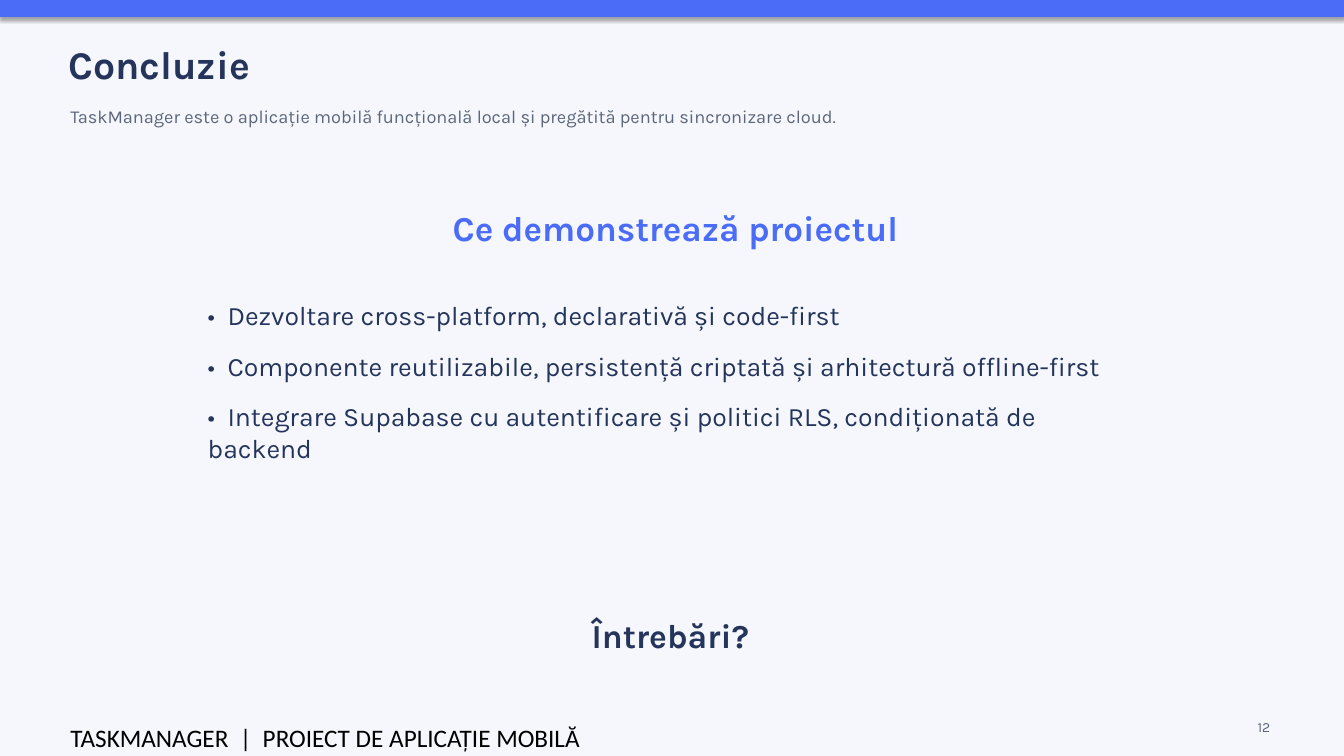
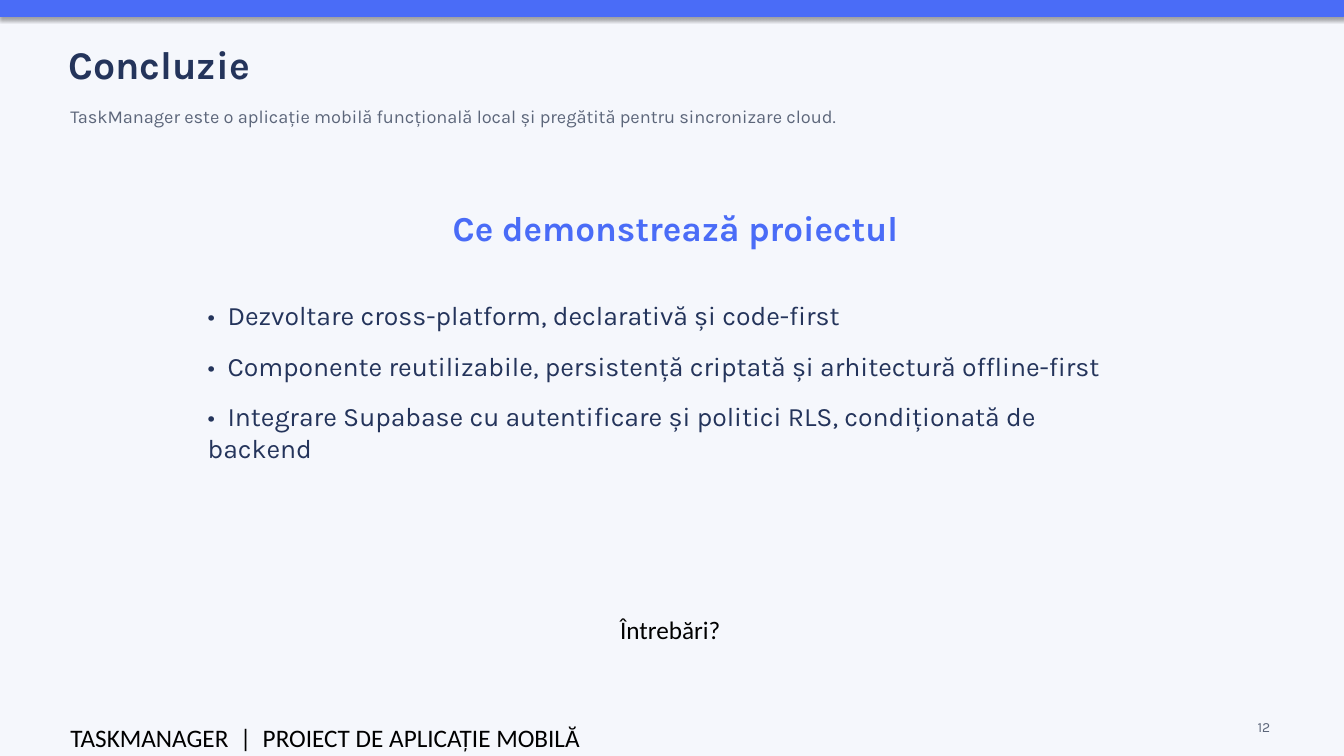
Before and after one commit to yfuugvvjvk-glitch/Aplicatie-mobila, a slide deck: slide 12 of documentatie/TaskManager_Prezentare.pptx. Drawn at 1344x756 pixels with LibreOffice and Linux fonts; fonts in the diff are those of the drawing. Boxes give left, top, right and bottom in pixels: in the first picture for what was removed or moved away, otherwise in the second. Text is boxed around its words. In the diff, an @@ line names an element or a change of style, - is before the commit and + after.

```diff
--- a/documentatie/TaskManager_Prezentare.pptx
+++ b/documentatie/TaskManager_Prezentare.pptx
@@ text "Întrebări?" at (620,619,720,640): size 24 to 18 pt, font Karla to Calibri, text colour #24345B to #000000, bold off @@
```
Also in this commit, not shown: 4 other slides changed, 2 slides added, 7 other files.
